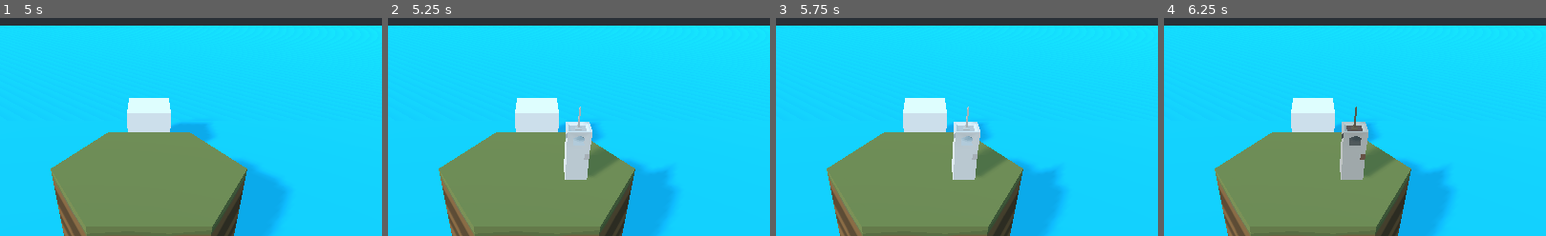
Above: before the commit, frames 1-4 (left to right).
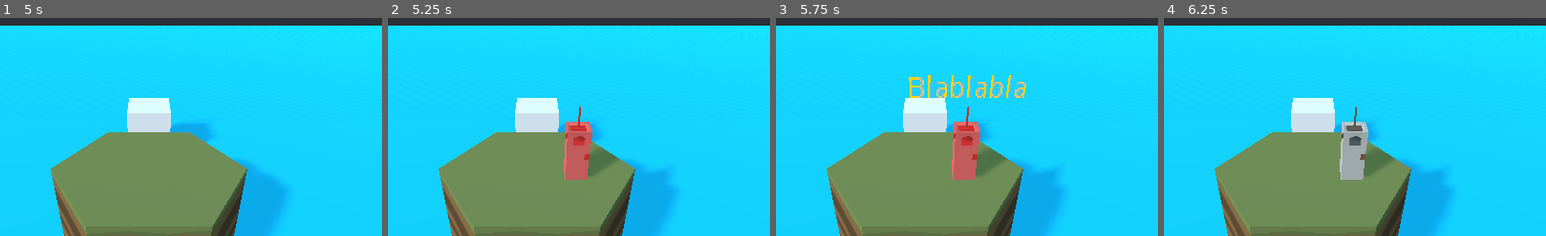
Above: after the commit, the same moments.

Repository: theludovyc/Godot_Islanders
Game: Godot game, scene res://Scene/Game.tscn
Same seed, same stepped clock (60 frames per second), same inputs: the game is played once before the commit and once after it.
Inputs (mouse positions are % of the whole screen's width and height, from its top left):
- Up to frame 1 (5 s): tap Enter at 0.5, 2, 3.5 s; move the mouse to (72, 44) at 0.52 s; click (72, 44) at 0.6 s; tap Space at 1.25, 2.75, 4.25 s; move the mouse to (30, 54) at 1.27 s; click (30, 54) at 1.35 s; move the mouse to (60, 27) at 2.02 s; click (60, 27) at 2.1 s; move the mouse to (45, 69) at 2.77 s; click (45, 69) at 2.85 s; move the mouse to (80, 64) at 3.52 s; click (80, 64) at 3.6 s; move the mouse to (20, 34) at 4.27 s; click (20, 34) at 4.35 s
- Up to frame 2 (5.25 s): move the mouse to (55, 49) at 5.02 s; click (55, 49) at 5.1 s
- Up to frame 3 (5.75 s): no input
- Up to frame 4 (6.25 s): move the mouse to (35, 24) at 5.77 s; click (35, 24) at 5.85 s
The pictures show only the part of the screen within x 30-80%, y 13-63%; the shares and areas given below are measured in that part.

Frame 1 is identical in both runs. In frame 2, 1.8% of the frame differs, in the area x 46-54%, y 40-75%; in frame 3, 3.3%, in the area x 34-66%, y 26-75%; in frame 4, nothing differs.

Commit message:
selection

Diff:
--- /dev/null
+++ b/Art/Material/Selection_Red.tres
@@ -0,0 +1,5 @@
+[gd_resource type="SpatialMaterial" format=2]
+
+[resource]
+flags_transparent = true
+albedo_color = Color( 1, 0, 0, 0.75 )
--- a/Scene/Building.tscn
+++ b/Scene/Building.tscn
@@ -1,8 +1,23 @@
-[gd_scene load_steps=3 format=2]
+[gd_scene load_steps=5 format=2]
 
-[ext_resource path="res://Art/Material/Selection.tres" type="Material" id=1]
+[ext_resource path="res://Art/PolygonMinis_Texture_01.png" type="Texture" id=1]
 [ext_resource path="res://Art/Building/SM_Bld_Adventure_Tower_01.obj" type="ArrayMesh" id=2]
 
-[node name="Building" type="MeshInstance"]
+[sub_resource type="SpatialMaterial" id=2]
+albedo_texture = ExtResource( 1 )
+
+[sub_resource type="BoxShape" id=1]
+extents = Vector3( 0.3, 0.75, 0.3 )
+
+[node name="Building" type="Area"]
+collision_layer = 2
+collision_mask = 2
+monitoring = false
+
+[node name="Mesh" type="MeshInstance" parent="."]
 mesh = ExtResource( 2 )
-material/0 = ExtResource( 1 )
+material/0 = SubResource( 2 )
+
+[node name="CollisionShape" type="CollisionShape" parent="."]
+transform = Transform( 1, 0, 0, 0, 1, 0, 0, 0, 1, 0, 0.75, 0 )
+shape = SubResource( 1 )
--- /dev/null
+++ b/Scene/Selection.tscn
@@ -0,0 +1,43 @@
+[gd_scene load_steps=6 format=2]
+
+[ext_resource path="res://Art/Material/Selection.tres" type="Material" id=1]
+[ext_resource path="res://Art/Building/SM_Bld_Adventure_Tower_01.obj" type="ArrayMesh" id=2]
+[ext_resource path="res://Script/Selection.gd" type="Script" id=3]
+
+[sub_resource type="BoxShape" id=1]
+extents = Vector3( 0.3, 0.75, 0.3 )
+
+[sub_resource type="ViewportTexture" id=2]
+viewport_path = NodePath("Viewport")
+
+[node name="Selection" type="Area"]
+collision_layer = 2
+collision_mask = 2
+script = ExtResource( 3 )
+
+[node name="Mesh" type="MeshInstance" parent="."]
+mesh = ExtResource( 2 )
+material/0 = ExtResource( 1 )
+
+[node name="CollisionShape" type="CollisionShape" parent="."]
+transform = Transform( 1, 0, 0, 0, 1, 0, 0, 0, 1, 0, 0.75, 0 )
+shape = SubResource( 1 )
+
+[node name="Sprite3D" type="Sprite3D" parent="."]
+transform = Transform( 5, 0, 0, 0, 5, 0, 0, 0, 1, 0, 2.28743, 0 )
+flip_v = true
+texture = SubResource( 2 )
+
+[node name="Viewport" type="Viewport" parent="."]
+size = Vector2( 60, 20 )
+transparent_bg = true
+
+[node name="Label" type="Label" parent="Viewport"]
+modulate = Color( 1, 0.654902, 0, 1 )
+margin_right = 40.0
+margin_bottom = 14.0
+text = "Blablabla
+"
+
+[connection signal="area_entered" from="." to="." method="_on_area_entered"]
+[connection signal="area_exited" from="." to="." method="_on_Building_area_exited"]
--- a/Script/Camera.gd
+++ b/Script/Camera.gd
@@ -1,19 +1,18 @@
 extends Camera
 
-var Building = preload("res://Scene/Building.tscn")
-var mat_Lambert101 = preload("res://Art/Material/lambert101.material")
+var Selection = preload("res://Scene/Selection.tscn")
 
-var building
+var selection
 
 onready var raycast = $RayCast
 
-func pop_building():
-	building = Building.instance()
-	get_parent().call_deferred("add_child", building)
+func pop_selection():
+	selection = Selection.instance()
+	get_parent().call_deferred("add_child", selection)
 
 # Called when the node enters the scene tree for the first time.
 func _ready():
-	pop_building()
+	pop_selection()
 	pass # Replace with function body.
 
 # Called every frame. 'delta' is the elapsed time since the previous frame.
@@ -24,11 +23,10 @@
 	raycast.force_raycast_update()
 
 	if raycast.is_colliding():
-		building.visible = true
-		building.translation = raycast.get_collision_point()
+		selection.visible = true
+		selection.translation = raycast.get_collision_point()
 	else:
-		building.visible = false
+		selection.visible = false
 
-	if Input.is_action_just_pressed("mouse_left"):
-		building.set_surface_material(0, mat_Lambert101)
-		pop_building()
+	if Input.is_action_just_pressed("mouse_left") and !selection.isRed:
+		selection.pop()
--- /dev/null
+++ b/Script/Selection.gd
@@ -0,0 +1,34 @@
+extends Area
+
+var mat_selec = preload("res://Art/Material/Selection.tres")
+var mat_selec_red = preload("res://Art/Material/Selection_Red.tres")
+var Building = preload("res://Scene/Building.tscn")
+
+onready var mesh = $Mesh
+
+var isRed := false
+
+# Called when the node enters the scene tree for the first time.
+func _ready():
+	pass # Replace with function body.
+
+# Called every frame. 'delta' is the elapsed time since the previous frame.
+#func _process(delta):
+#	pass
+
+func pop():
+	var building = Building.instance()
+	building.translation = translation
+	get_parent().add_child(building)
+
+func _on_area_entered(area):
+	mesh.set_surface_material(0, mat_selec_red)
+	isRed = true
+	pass # Replace with function body.
+
+
+func _on_Building_area_exited(area):
+	if get_overlapping_areas().empty():
+		isRed = false
+		mesh.set_surface_material(0, mat_selec)
+	pass # Replace with function body.
